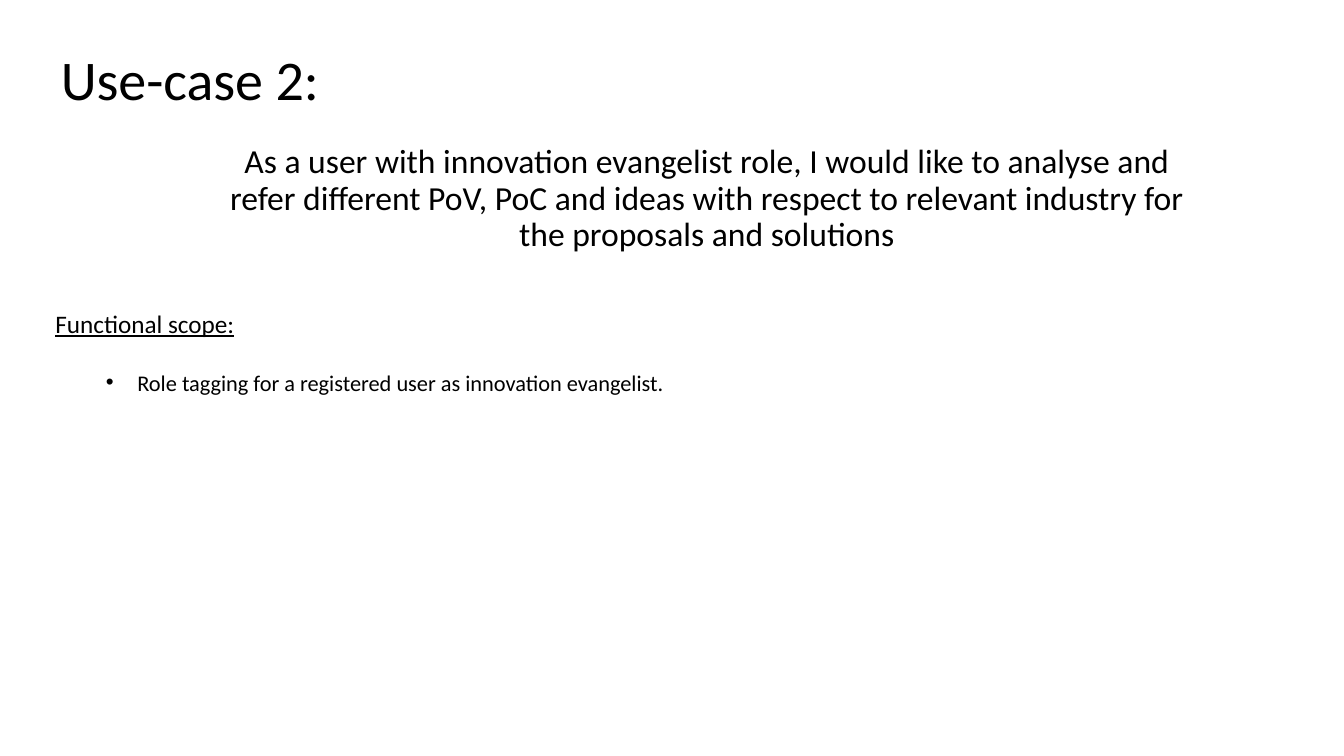
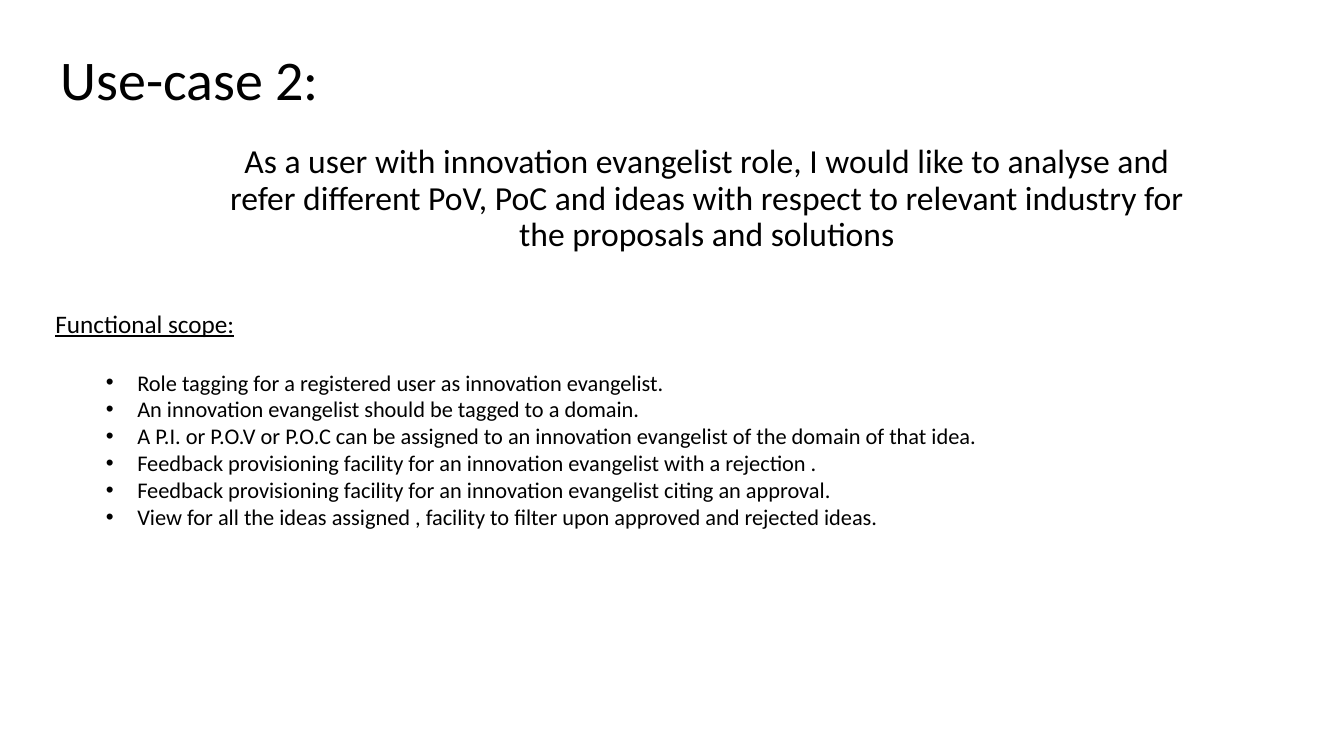
Before and after one commit to Sreenadh1543/ogo-data-holder, a slide deck: slide 3 of 2.use-cases/Use-cases.pptx. Drawn at 1344x756 pixels with LibreOffice and Linux fonts; fonts in the diff are those of the drawing. Boxes give left, top, right and bottom in pixels: in the first picture for what was removed or moved away, otherwise in the second. Text is boxed around its words. In the diff, an @@ line names an element or a change of style, - is before the commit and + after.

```diff
--- a/2.use-cases/Use-cases.pptx
+++ b/2.use-cases/Use-cases.pptx
@@ text at (137,401,975,529): paragraphs added @@
+  • An innovation evangelist should be tagged to a domain.
+  • A P.I. or P.O.V or P.O.C can be assigned to an innovation evangelist of the domain of that idea.
+  • Feedback provisioning facility for an innovation evangelist with a rejection .
+  • Feedback provisioning facility for an innovation evangelist citing an approval.
+  • View for all the ideas assigned , facility to filter upon approved and rejected ideas.
```
Also in this commit, not shown: 3 other slides changed.
